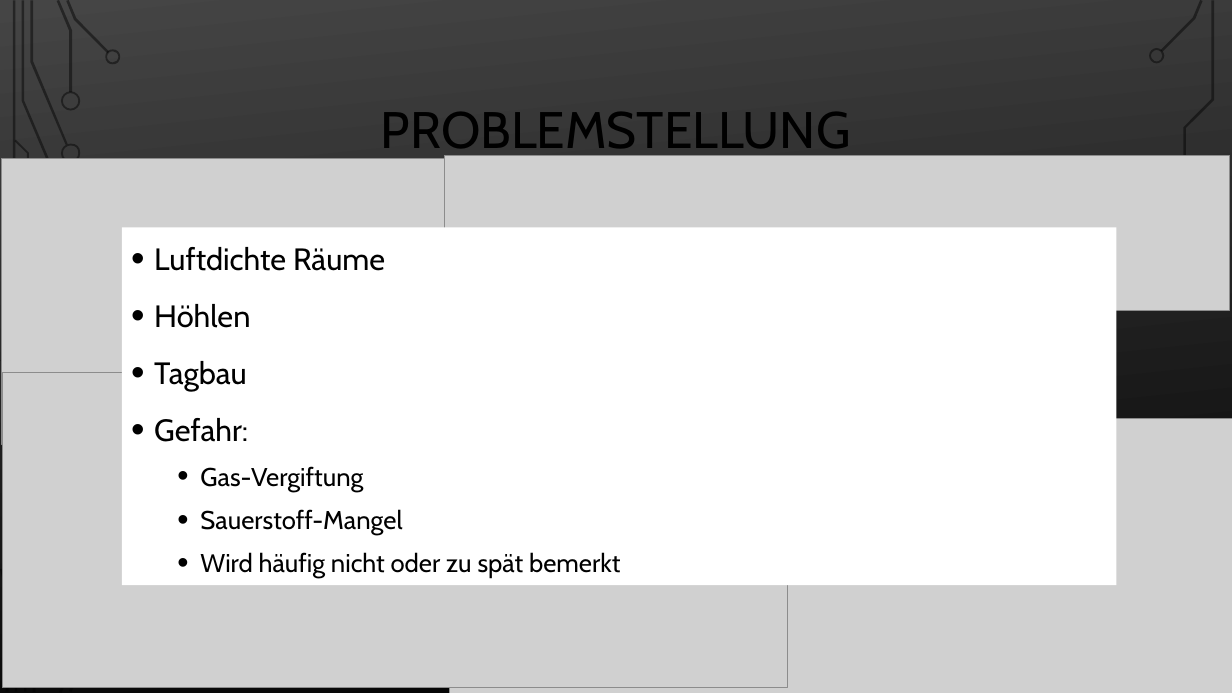
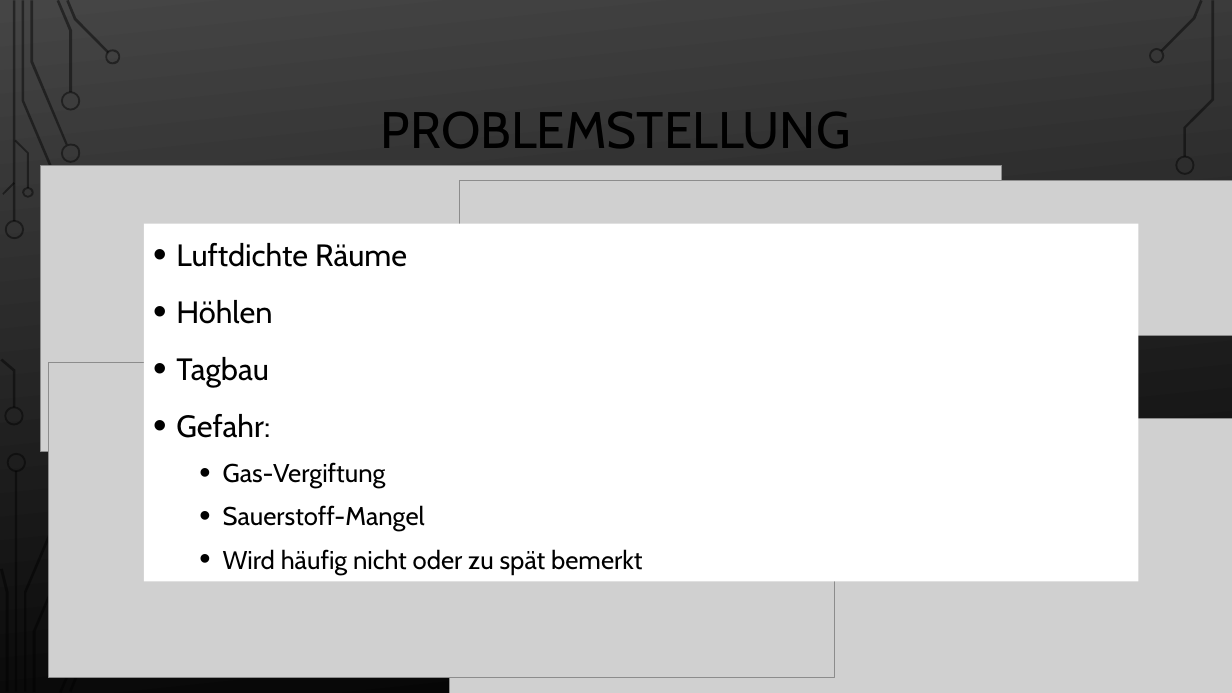
Before and after one commit to liviobue/iot_project, a slide deck: slide 3 of Presentation/Presentation.pptx. Drawn at 1232x693 pixels with LibreOffice and Linux fonts; fonts in the diff are those of the drawing; grey boxes stand for pictures; background and template pictures are left out. Boxes give left, top, right and bottom in pixels: in the first picture for what was removed or moved away, otherwise in the second. Text is boxed around its words. In the diff, an @@ line names an element or a change of style, - is before the commit and + after.

Commit message:
Änderungen in der Präsentation

```diff
--- a/Presentation/Presentation.pptx
+++ b/Presentation/Presentation.pptx
@@ picture: place and size @@
-picture at [2, 159, 963, 445]
+picture at [41, 165, 1002, 452]
@@ freeform shape added at [20, 187, 31, 198], fill gradient #000000 to #FBFBFB @@
@@ picture: place and size @@
-picture at [445, 155, 1230, 310]
+picture at [459, 181, 1232, 335]
@@ freeform shape added at [4, 220, 23, 239], fill gradient #000000 to #FBFBFB @@
@@ text "Luftdichte Räume": place and size @@
-text "Luftdichte Räume" at [122, 227, 1116, 585]
+text "Luftdichte Räume" at [144, 224, 1139, 581]
@@ picture: place and size @@
-picture at [3, 373, 788, 689]
+picture at [49, 363, 835, 678]
@@ freeform shape added at [6, 453, 25, 472], fill gradient #000000 to #FBFBFB @@
@@ group added at [5, 187, 33, 472]: 4 freeform shapes @@
```
